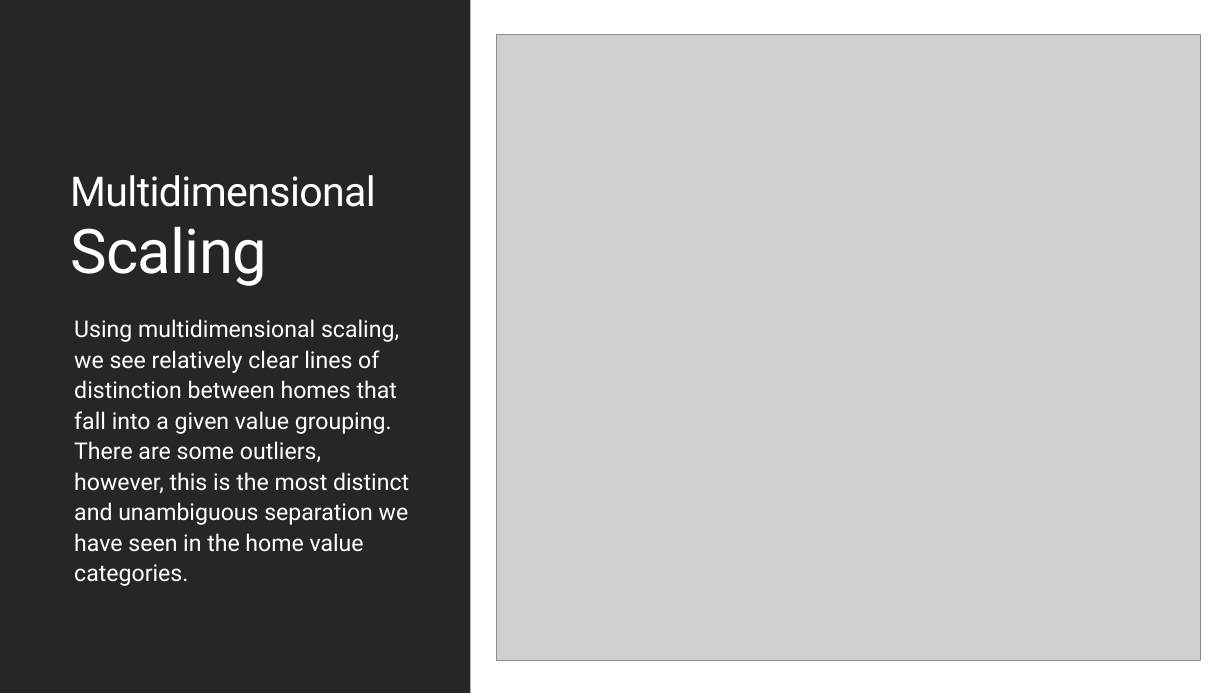
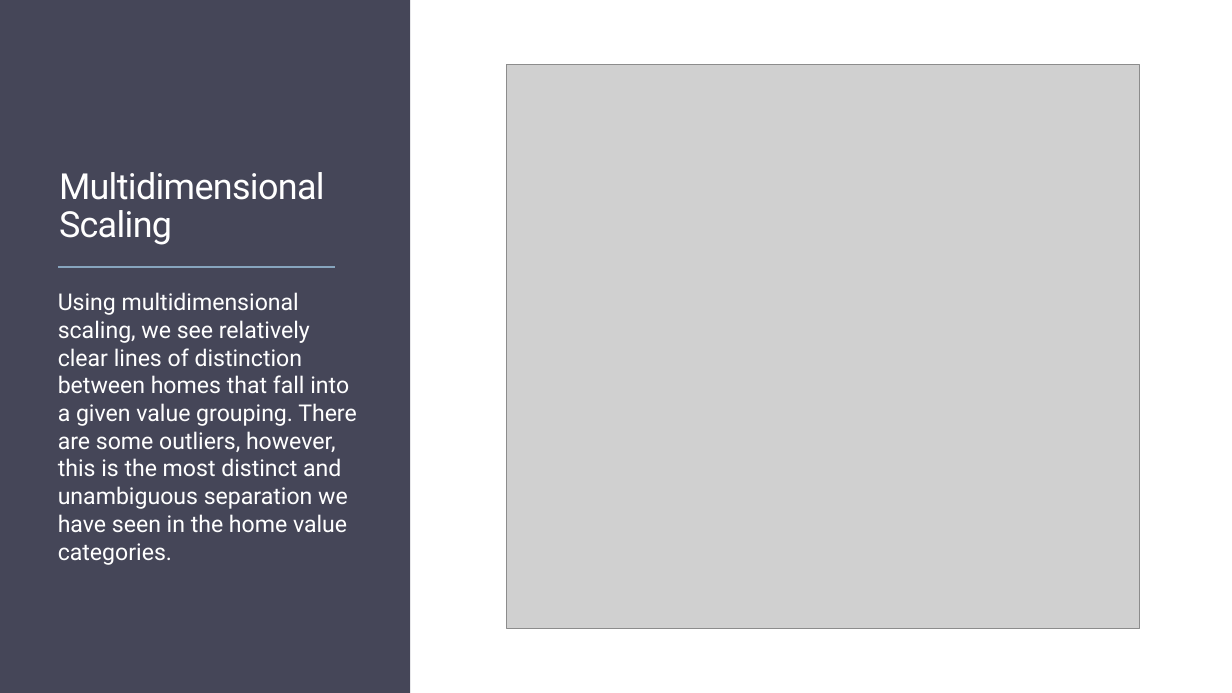
Before and after one commit to anhnguyendepocen/MSDS-Unsupervised-Learning, a slide deck: slide 11 of Project/UL Project.pptx. Drawn at 1232x693 pixels with LibreOffice and Linux fonts; fonts in the diff are those of the drawing; grey boxes stand for pictures. Boxes give left, top, right and bottom in pixels: in the first picture for what was removed or moved away, otherwise in the second. Text is boxed around its words. In the diff, an @@ line names an element or a change of style, - is before the commit and + after.

```diff
--- a/Project/UL Project.pptx
+++ b/Project/UL Project.pptx
@@ rectangle added at bbox=[0, 0, 410, 693], fill #454658 @@
@@ rectangle added at bbox=[1, 0, 1232, 693], fill #FFFFFF @@
@@ title "Multidimensional Scaling": place and size @@
-title "Multidimensional Scaling" at bbox=[70, 175, 376, 286]
+title "Multidimensional Scaling" at bbox=[59, 172, 325, 245]
@@ title "Multidimensional Scaling" at bbox=[59, 172, 325, 245]: size 32 to 28 pt in "Multidimensional"; size 48 to 28 pt in "Scaling" @@
@@ picture: place and size @@
-picture at bbox=[497, 34, 1201, 661]
+picture at bbox=[506, 65, 1140, 628]
@@ line added from (58, 267) to (335, 267), #87A5BE 1.5 pt @@
@@ text "Using multidimensional scaling, we see ...": place and size @@
-text "Using multidimensional scaling, we see ..." at bbox=[74, 319, 409, 586]
+text "Using multidimensional scaling, we see ..." at bbox=[58, 292, 357, 565]
@@ text "Using multidimensional scaling, we see ..." at bbox=[58, 292, 357, 565]: line spacing 1.1 to 1 @@
@@ rectangle added at bbox=[0, 647, 1232, 693], fill #262626 @@
```
Also in this commit, not shown: 2 other slides changed, 3 slides added, 2 other files.
